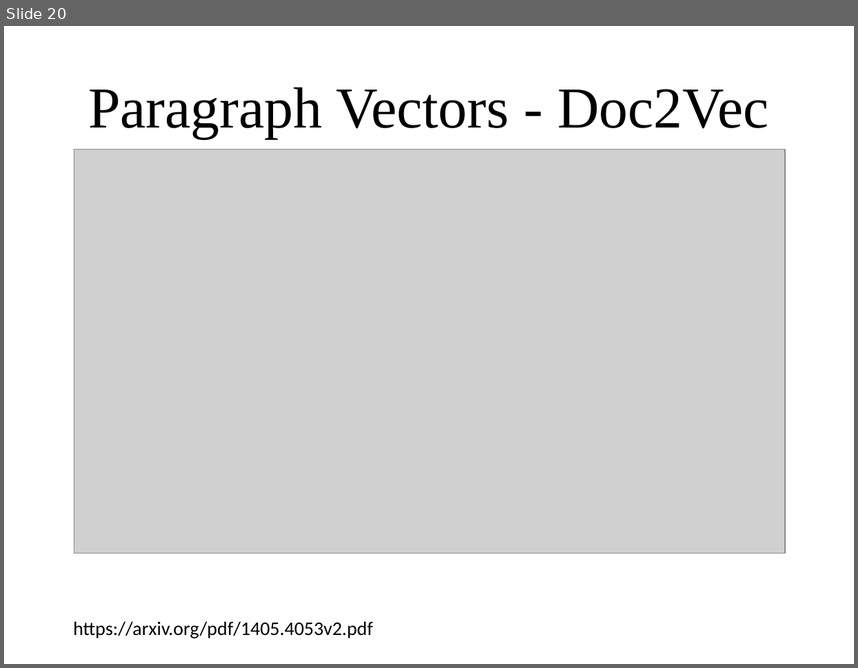
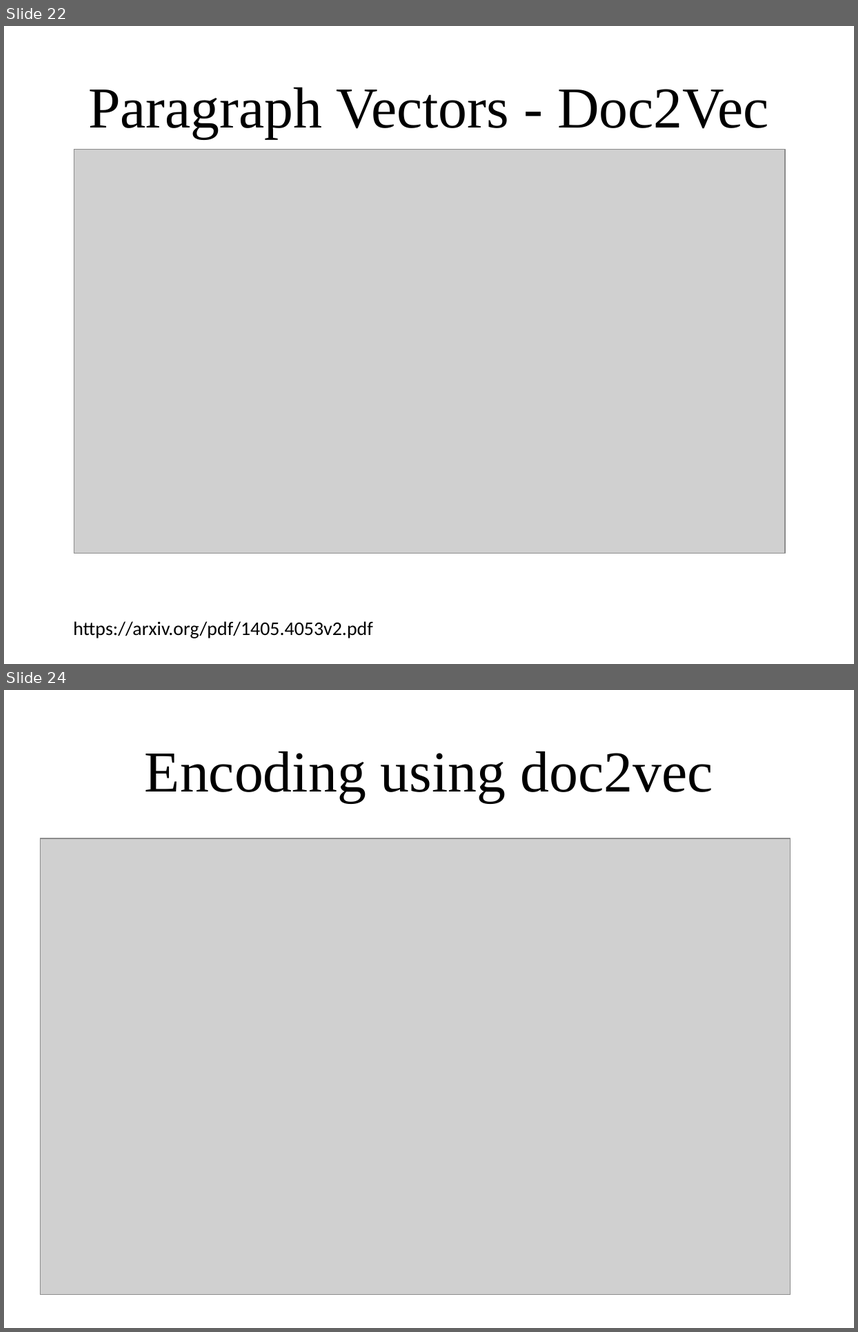
Before and after one commit to amueller/applied_ml_spring_2017, a slide deck: slides/aml-21-041017.odp. Shown one above the other, each under a label of ours: slide 20 before the commit, slides 22 and 24 after it; the slides between them are not shown. The pictures are 858x668 and 858x1332 pixels, drawn with LibreOffice and Linux fonts; fonts in the diff are those of the drawing; grey boxes stand for pictures. Boxes give left, top, right and bottom in pixels: in the first picture for what was removed or moved away, otherwise in the second. Text is boxed around its words. In the diff, an @@ line names an element or a change of style, - is before the commit and + after.

```diff
--- a/slides/aml-21-041017.odp
+++ b/slides/aml-21-041017.odp
@@ slide 24 added at [4, 690, 854, 1328], background #FFFFFF @@
@@ title added at [145, 751, 713, 802], 54 pt, text #000000 @@
+Encoding using doc2vec
@@ picture added at [41, 838, 791, 1294] @@
@@ what was slide 20 is now slide 22 @@
```
Also in this commit, not shown: 2 slides changed, 4 other slides added, 2 other files.
